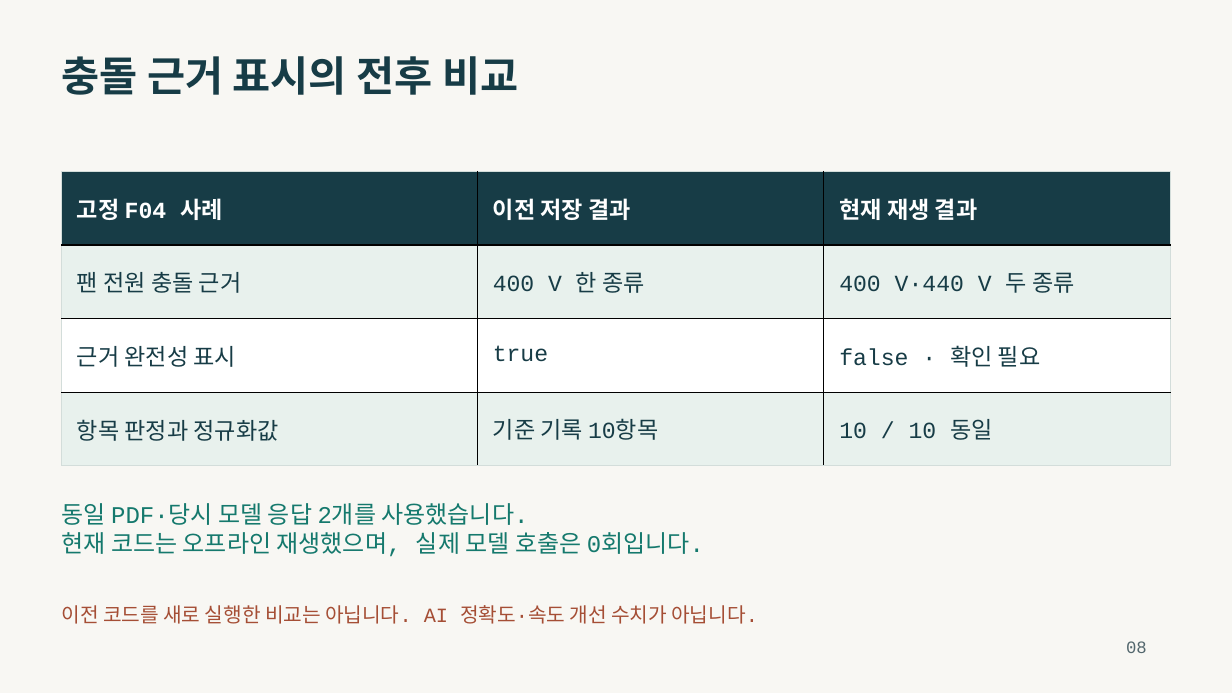
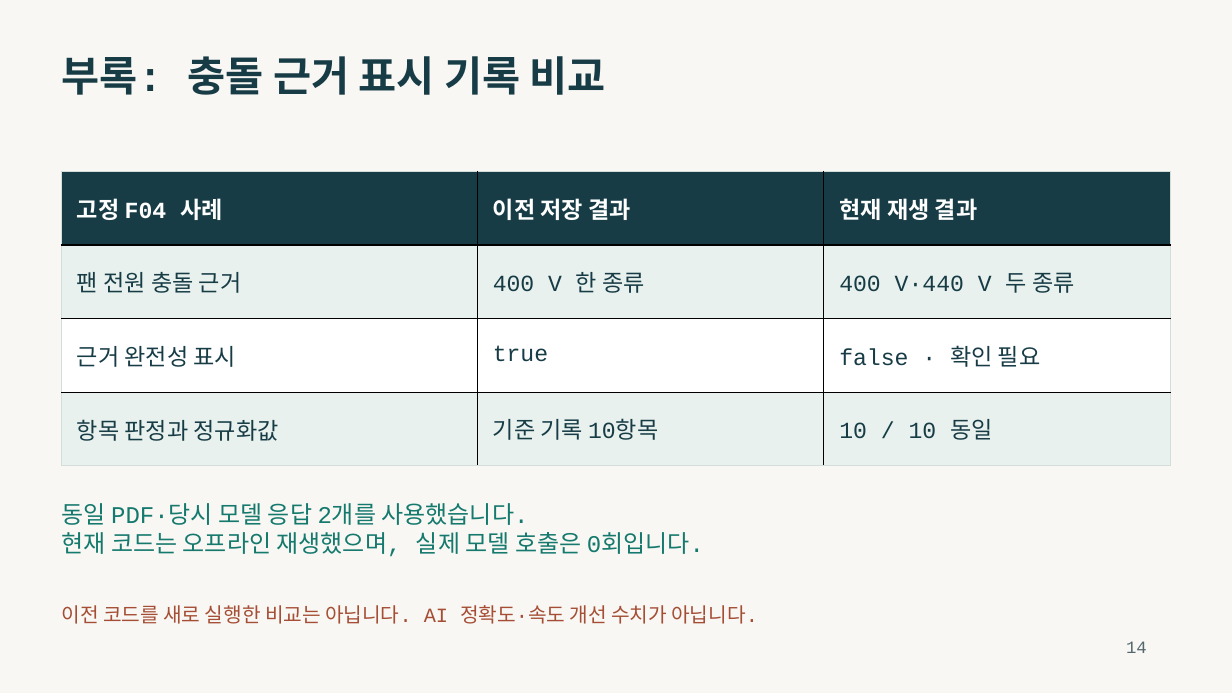
Before and after one commit to seogdo/transformer-spec-review, a slide deck: slide 14 of output/presentations/transformer-spec-review-presentation.pptx (slide 8 before the commit). Drawn at 1232x693 pixels with LibreOffice and Linux fonts; fonts in the diff are those of the drawing. Boxes give left, top, right and bottom in pixels: in the first picture for what was removed or moved away, otherwise in the second. Text is boxed around its words. In the diff, an @@ line names an element or a change of style, - is before the commit and + after.

```diff
--- a/output/presentations/transformer-spec-review-presentation.pptx
+++ b/output/presentations/transformer-spec-review-presentation.pptx
@@ text at (x1=62, y1=56, x2=606, y2=95): text changed @@
-충돌 근거 표시의 전후 비교
+부록: 충돌 근거 표시 기록 비교
@@ text at (x1=1126, y1=641, x2=1147, y2=653): text changed @@
-08
+14
```
Also in this commit, not shown: 14 other slides changed, 2 slides added, 8 other files.
